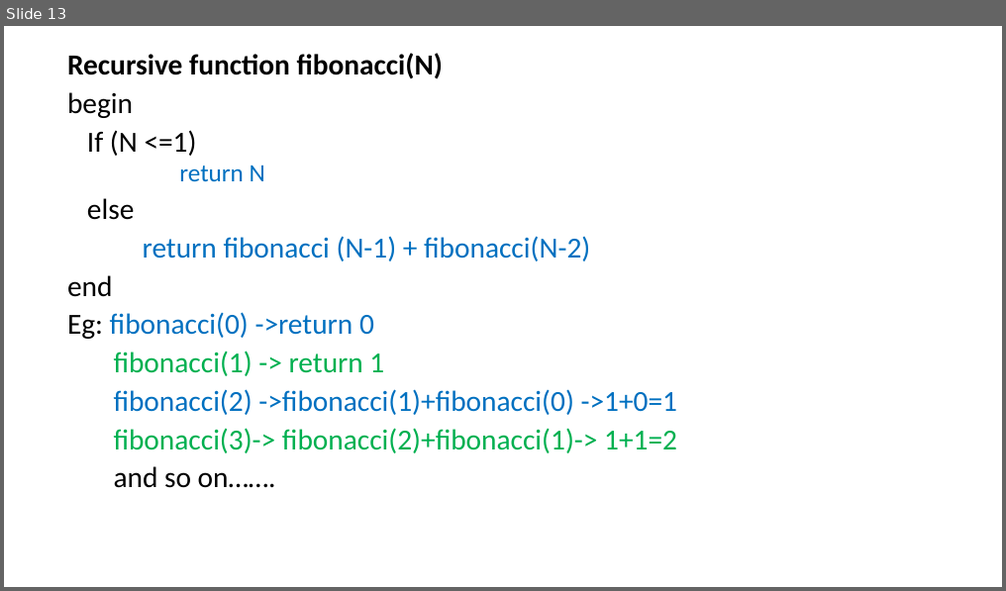
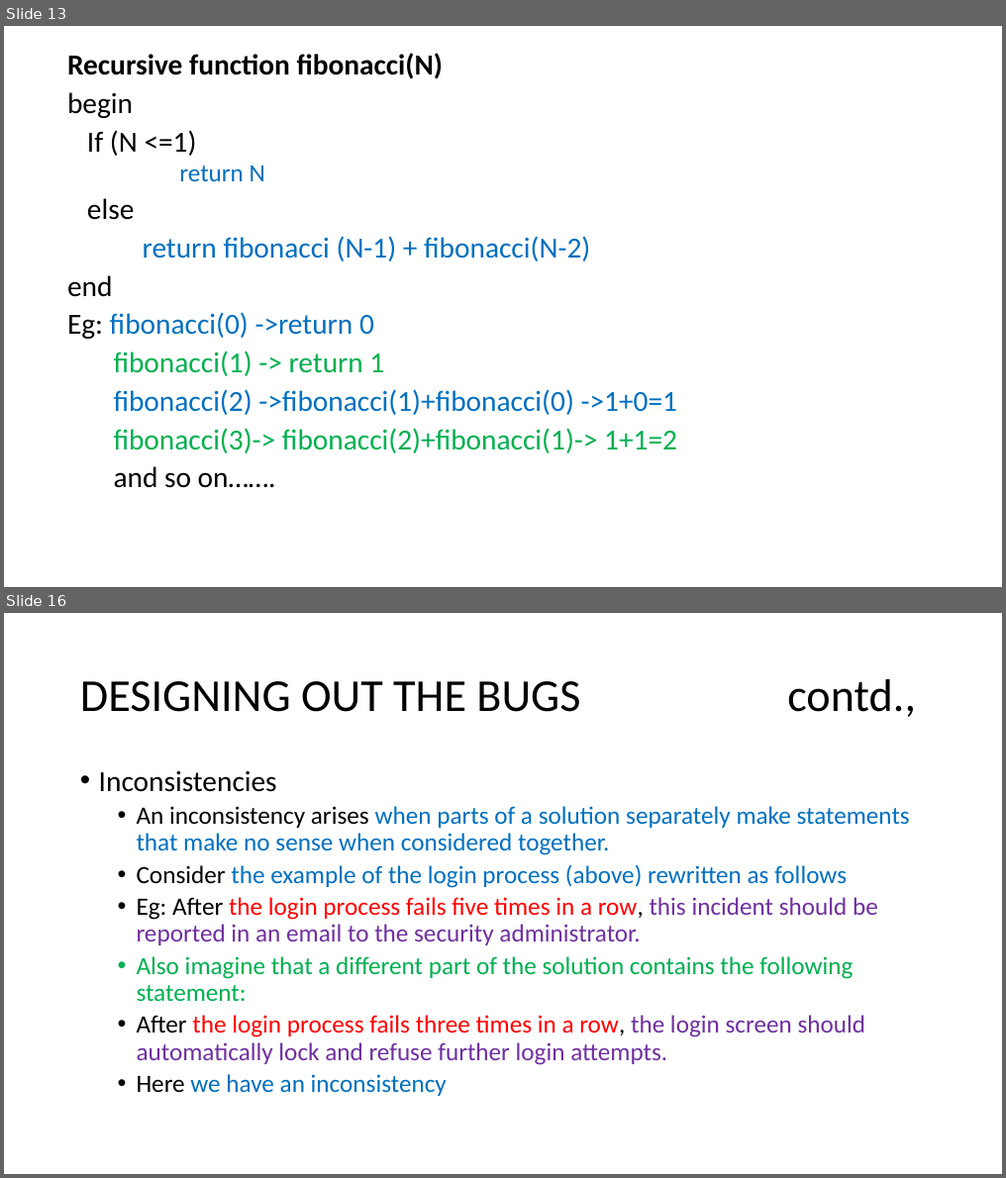
Before and after one commit to tgashwinkumar/college-stuffs, a slide deck: G1/SEM 1 - Python Programming/PDFs/Unit II Algorithmic Problem solving.pptx. Shown one above the other, each under a label of ours: slide 13 before the commit, slides 13 and 16 after it; the slides between them are not shown. The pictures are 1006x591 and 1006x1178 pixels, drawn with LibreOffice and Linux fonts; fonts in the diff are those of the drawing. Boxes give left, top, right and bottom in pixels: in the first picture for what was removed or moved away, otherwise in the second. Text is boxed around its words. In the diff, an @@ line names an element or a change of style, - is before the commit and + after.

```diff
--- a/G1/SEM 1 - Python Programming/PDFs/Unit II Algorithmic Problem solving.pptx
+++ b/G1/SEM 1 - Python Programming/PDFs/Unit II Algorithmic Problem solving.pptx
@@ slide 16 added at box(4, 613, 1002, 1174), background #FFFFFF @@
@@ title added at box(80, 679, 916, 717), 44 pt, text #000000 @@
+DESIGNING OUT THE BUGS contd.,
@@ text added at box(99, 770, 910, 1096), 24 pt, text #0070C0 @@
+• Inconsistencies
+  • An inconsistency arises when parts of a solution separately make statements that make no sense when considered together.
+  • Consider the example of the login process (above) rewritten as follows
+  • Eg: After the login process fails five times in a row, this incident should be reported in an email to the security administrator.
+  • Also imagine that a different part of the solution contains the following statement:
+  • After the login process fails three times in a row, the login screen should automatically lock and refuse further login attempts.
+  • Here we have an inconsistency
```
Also in this commit, not shown: 12 other slides added, 27 other files.
